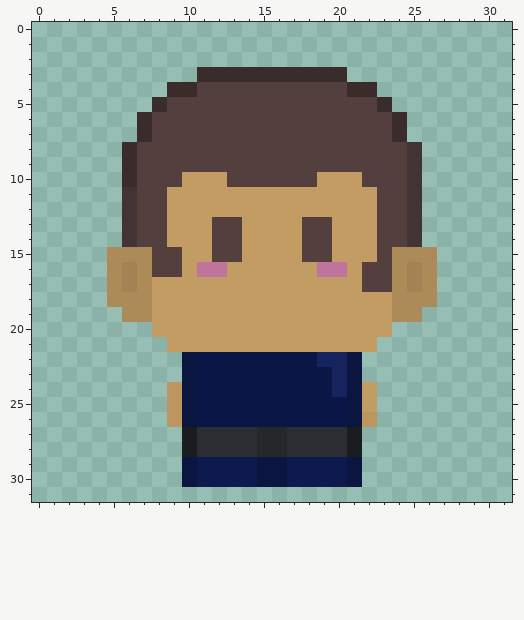
A pixel-art sprite gets an edit: src/res/player/walkDown_(2).png. This is how it looked before the edit.
The file is 32x32 pixels. Colours within 5 levels of each other are drawn and written as one.
Once edited:
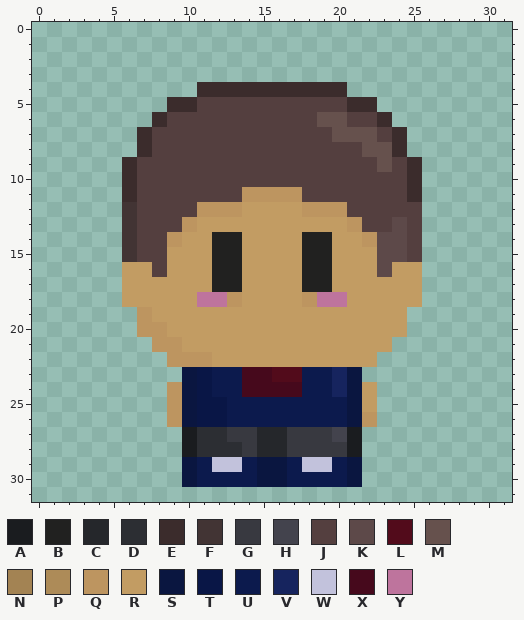
Palette (. is transparent): A #1a1c1f  B #212120  C #25272b  D #2c2e33  E #3b2c2c  F #423434  G #383940  H #43434d  J #543f3f  K #5d4949  L #520b1b  M #66514d  N #a38353  P #ad8b58  Q #bd9560  R #c29c63  S #0a1640  T #091646  U #0c1a4d  V #16245e  W #c2c2dc  X #46091c  Y #be749d
Changes in this commit:
The author changed colour J to colour B in rows 14 to 15 at x 12 to 13 and 18 to 19.
The author changed colour R to colour B in row 16 at x 13 and 18; in row 17 at x 12 to 13 and 18 to 19.
The author changed colour Y to colour B in row 16 at x 12 and 19.
The author changed colour F to colour E in rows 9 to 10 at x 25; in row 11 at x 6 and 25.
The author changed colour J to colour E in row 4 at x 11 to 20; in row 5 at x 9 to 10 and 21 to 22; in row 6 at x 8 and 23; in row 8 at x 7 and 24.
The author changed colour P to colour F in row 15 at x 6.
The author changed colour D to colour G in row 27 at x 13 to 14 and 17 to 19; in row 28 at x 14 and 17 to 20.
The author changed colour D to colour H in row 27 at x 20.
The author changed colour F to colour J in rows 12 to 14 at x 25.
The author changed colour P to colour J in row 15 at x 7 and 25.
The author changed colour R to colour J in row 10 at x 10 to 12 and 19 to 21; in row 11 at x 9 to 13 and 18 to 22; in row 12 at x 9 to 10 and 21 to 22; in row 13 at x 9 and 22.
The author changed colour J to colour K in row 13 at x 24; in row 14 at x 23 to 24; in rows 15 to 16 at x 23.
The author changed colour P to colour K in row 15 at x 24.
The author changed colour T to colour L in row 23 at x 16 to 17.
The author changed colour J to colour M in row 6 at x 19 to 20; in row 7 at x 20 to 22; in row 8 at x 22 to 23; in row 9 at x 23.
Colour Q now appears in row 20 at x 7; in row 21 at x 8; in row 22 at x 9.
The author changed colour P to colour Q in row 19 at x 7.
The author changed colour R to colour Q in row 11 at x 14 to 17; in row 12 at x 11 to 13 and 18 to 20; in row 13 at x 10 and 21; in row 14 at x 9 and 22; in row 18 at x 13 and 18; in row 20 at x 8.
The author changed colour R to colour Q in row 21 at x 9.
The author changed colour S to colour Q in row 22 at x 10.
The author changed colour T to colour Q in row 22 at x 11.
Colour R now appears in row 20 at x 24; in row 21 at x 23; in row 22 at x 22.
The author changed colour J to colour R in row 13 at x 12 to 13 and 18 to 19; in row 15 at x 9; in row 16 at x 9 and 22; in row 17 at x 22 to 23.
The author changed colour N to colour R in rows 16 to 17 at x 6 and 25.
The author changed colour P to colour R in rows 16 to 17 at x 7 and 24; in row 18 at x 6 to 7 and 24 to 25; in row 19 at x 24.
The author changed colour S to colour R in row 22 at x 21.
The author changed colour T to colour R in row 22 at x 12 to 18.
The author changed colour V to colour R in row 22 at x 19 to 20.
The author changed colour Y to colour R in row 16 at x 11 and 20.
The author changed colour T to colour U in rows 23 to 24 at x 12 to 13 and 18 to 19; in rows 25 to 26 at x 13 to 20.
The author changed colour U to colour W in row 29 at x 12 to 13 and 18 to 19.
The author changed colour T to colour X in row 23 at x 14 to 15; in row 24 at x 14 to 17.
The author changed colour R to colour Y in row 18 at x 11 to 12 and 19 to 20.
Colour E is gone in row 3 at x 11 to 20; in row 4 at x 9 to 10 and 21 to 22; in row 5 at x 8 and 23; in row 6 at x 7 and 24; in row 8 at x 6.
Colour F is gone in row 8 at x 25.
Colour P is gone in rows 15 to 18 at x 5 and 26; in row 19 at x 6 and 25.
Pixel boxes of the changes (left, top, right, bottom) in both pictures:
changed: (107, 67, 437, 472)
